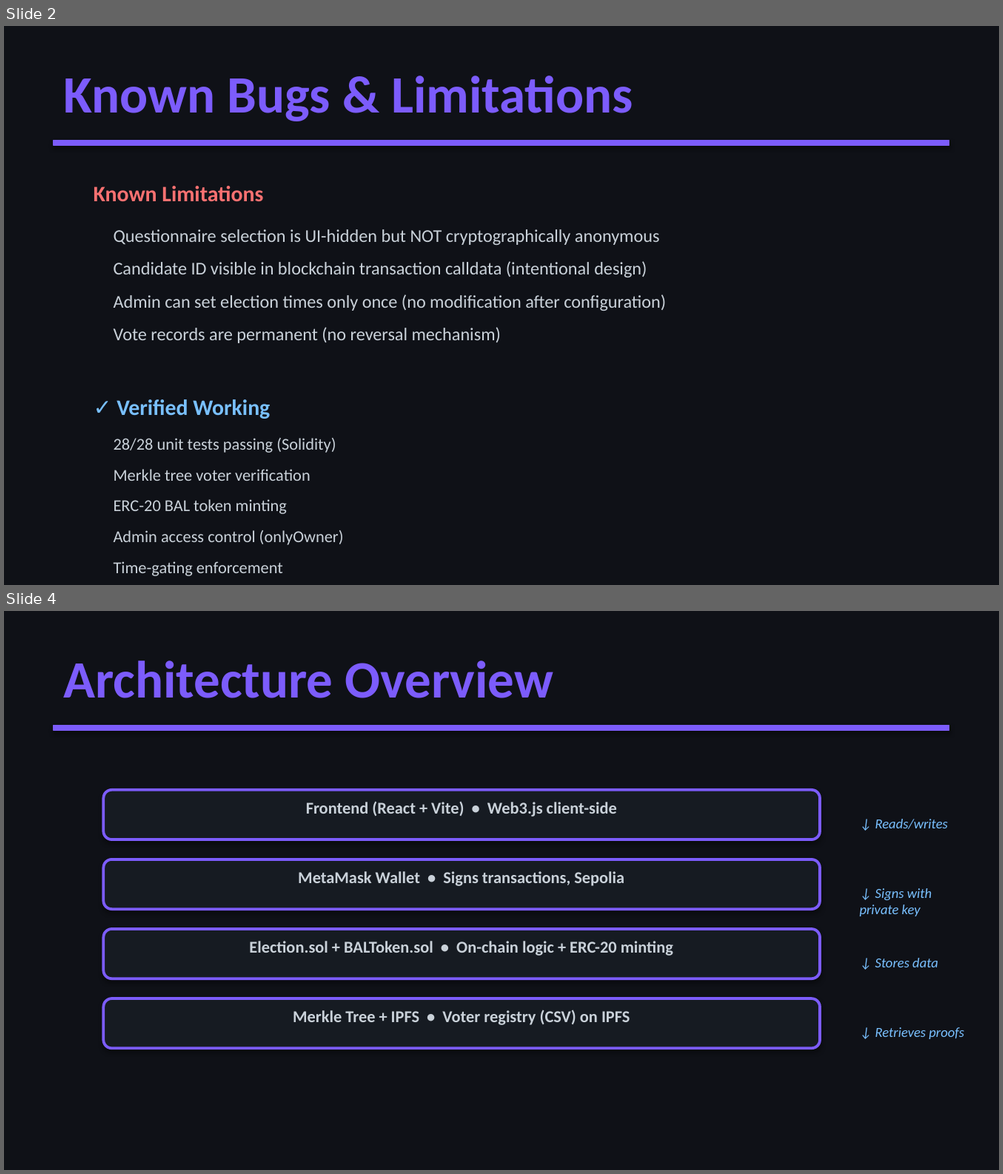
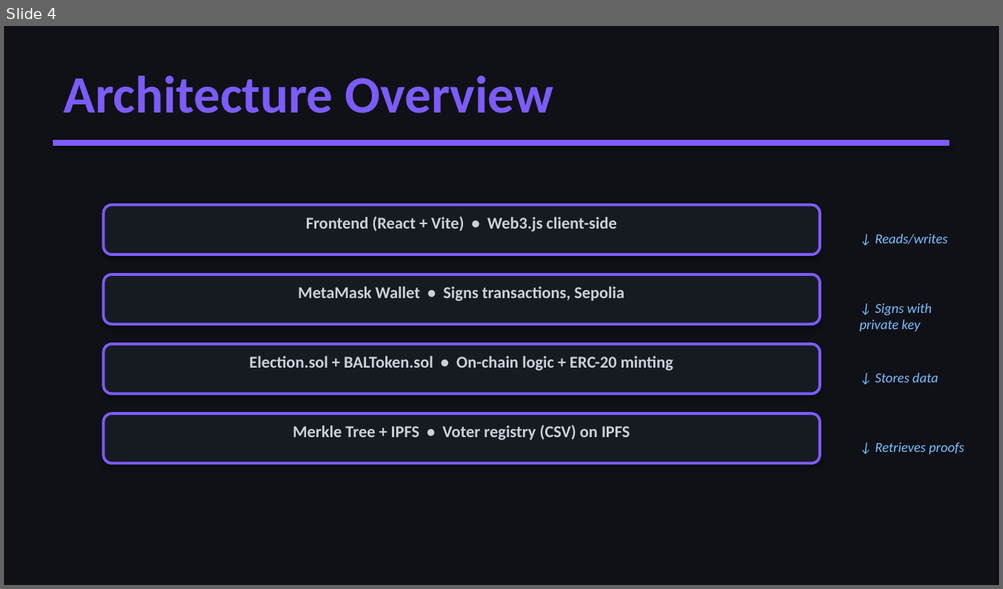
Before and after one commit to Shai-Shargal/blockchain-election-dapp, a slide deck: BlockVote_Presentation.pptx. Shown one above the other, each under a label of ours: slides 2 and 4 before the commit, slide 4 after it; the slides between them are not shown. The pictures are 1003x1174 and 1003x589 pixels, drawn with LibreOffice and Linux fonts; fonts in the diff are those of the drawing. Boxes give left, top, right and bottom in pixels: in the first picture for what was removed or moved away, otherwise in the second. Text is boxed around its words. In the diff, an @@ line names an element or a change of style, - is before the commit and + after.

Commit message:
feat: add presentation revision summary for BlockVote DApp

```diff
--- a/BlockVote_Presentation.pptx
+++ b/BlockVote_Presentation.pptx
@@ slide 2 removed at [4,26,999,585], background #0F1117 @@
@@ text removed at [63,76,633,121] @@
-Known Bugs & Limitations
@@ rectangle removed at [54,141,949,145] @@
@@ text removed at [94,186,263,202] @@
-Known Limitations
@@ text removed at [114,230,666,343] @@
-Questionnaire selection is UI-hidden but NOT cryptographically anonymous
-Candidate ID visible in blockchain transaction calldata (intentional design)
-Admin can set election times only once (no modification after configuration)
-Vote records are permanent (no reversal mechanism)
@@ text removed at [116,400,270,419] @@
-✓ Verified Working
@@ text removed at [114,438,344,577] @@
-28/28 unit tests passing (Solidity)
-Merkle tree voter verification
-ERC-20 BAL token minting
-Admin access control (onlyOwner)
-Time-gating enforcement
-Results correctly gated post-election
```
Also in this commit, not shown: 5 slides changed, 2 slides added, 1 other slide removed, 1 other file.
